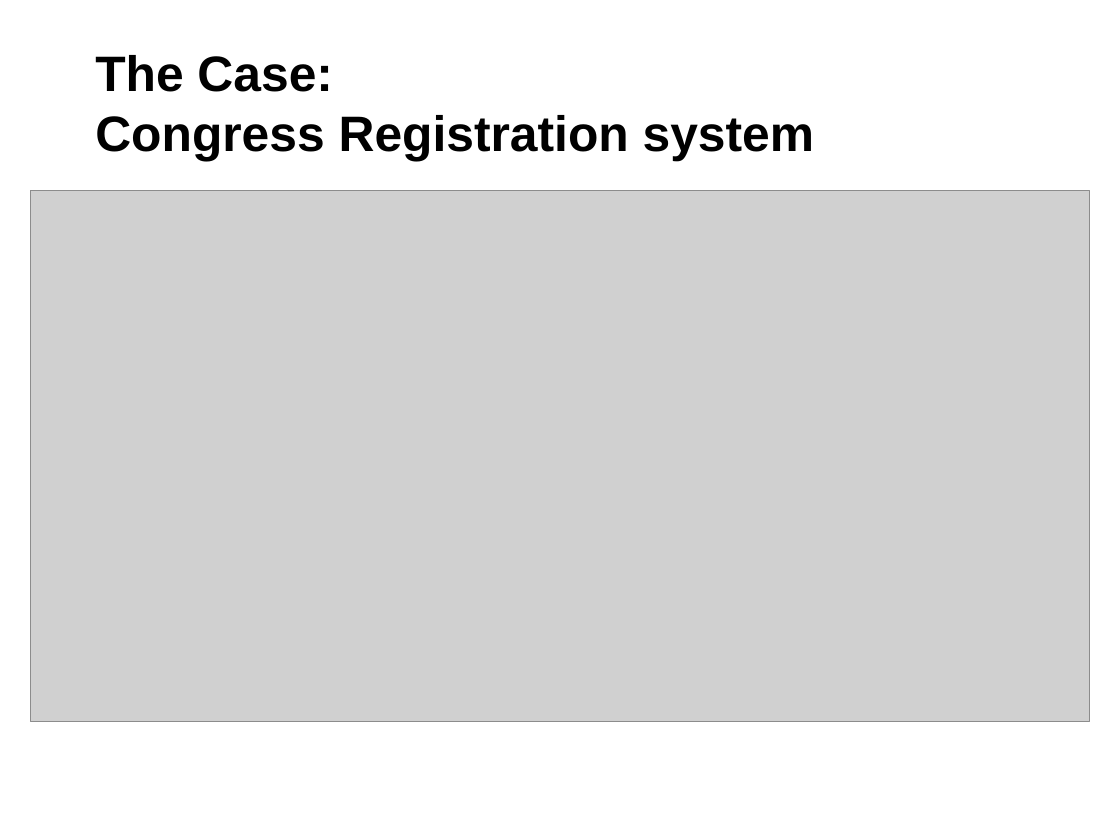
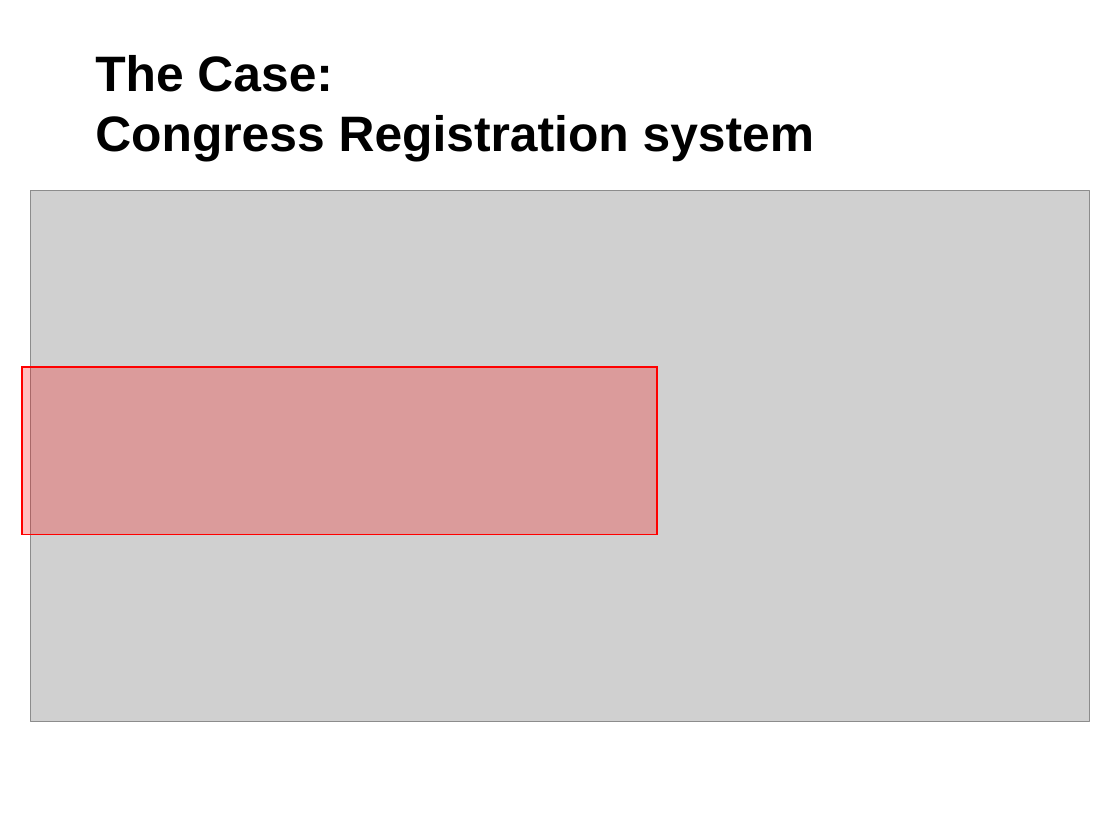
Before and after one commit to noushadali/osgi-samples, a slide deck: slide 13 of congress-registration/documentation/Webservice versioning using osgi.ppt. Drawn at 1120x840 pixels with LibreOffice and Linux fonts; fonts in the diff are those of the drawing; grey boxes stand for pictures. Boxes give left, top, right and bottom in pixels: in the first picture for what was removed or moved away, otherwise in the second. Text is boxed around its words. In the diff, an @@ line names an element or a change of style, - is before the commit and + after.

```diff
--- a/congress-registration/documentation/Webservice versioning using osgi.ppt
+++ b/congress-registration/documentation/Webservice versioning using osgi.ppt
@@ rectangle added at bbox=[22, 367, 657, 535], fill #FF0000 at 25% opacity, outline #FF0000 0.99 pt @@
```
Also in this commit, not shown: 4 other slides changed, 14 other files.
